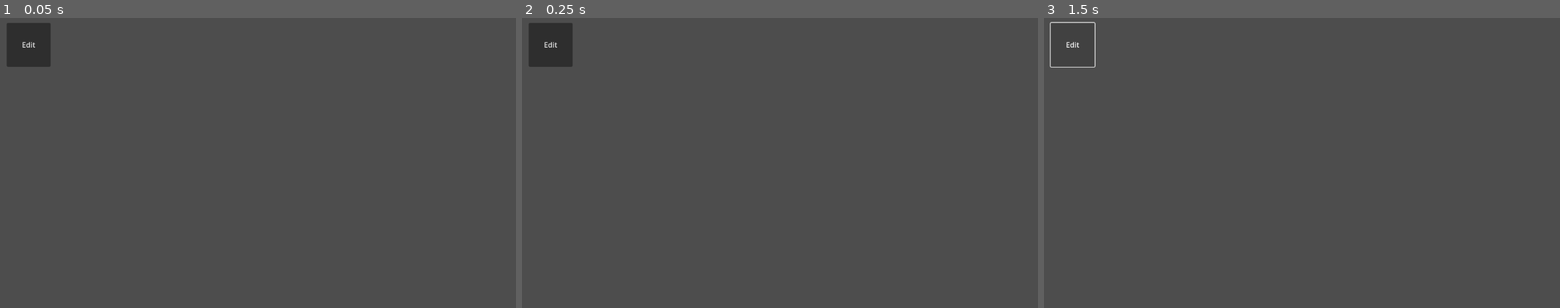
Above: before the commit, frames 1-3 (left to right).
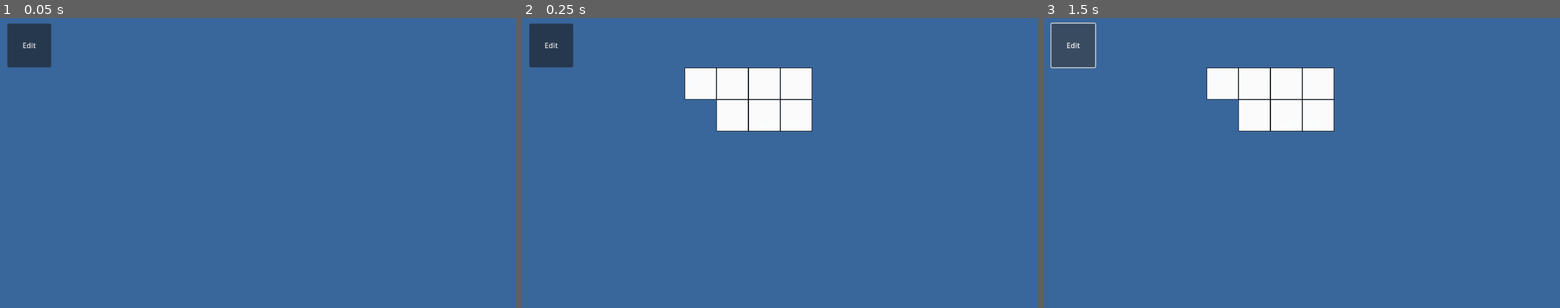
Above: after the commit, the same moments.

Repository: brimstone-studio/ld57
Game: Godot game, scene res://game.tscn
Same seed, same stepped clock (60 frames per second), same inputs: the game is played once before the commit and once after it. Before the commit the project starts from res://ui/game_ui.tscn.
Inputs:
- Up to frame 1 (0.05 s): no input
- Up to frame 2 (0.25 s): no input
- Up to frame 3 (1.5 s): click "Edit" at 0.5 s; click "Edit" at 1.25 s

The runs differ from the first frame. In frame 1, 100% of the frame differs, in the area x 0-100%, y 0-100%; in frame 2, 100%; in frame 3, 100%.

Commit message:
world scene creation

Diff:
--- /dev/null
+++ b/game.tscn
@@ -0,0 +1,10 @@
+[gd_scene load_steps=3 format=3 uid="uid://cpekmx4f4xg7q"]
+
+[ext_resource type="PackedScene" uid="uid://d45ofdc75fkr" path="res://ui/game_ui.tscn" id="1_80nbo"]
+[ext_resource type="PackedScene" uid="uid://b8p0oaligpadw" path="res://world/world.tscn" id="2_e2o6t"]
+
+[node name="Game" type="Node"]
+
+[node name="GameUI" parent="." instance=ExtResource("1_80nbo")]
+
+[node name="World" parent="." instance=ExtResource("2_e2o6t")]
--- a/project.godot
+++ b/project.godot
@@ -11,7 +11,7 @@
 [application]
 
 config/name="LD57"
-run/main_scene="uid://d45ofdc75fkr"
+run/main_scene="uid://cpekmx4f4xg7q"
 config/features=PackedStringArray("4.4", "Mobile")
 config/icon="res://icon.svg"
 
--- /dev/null
+++ b/world/ship/ship.gd
@@ -0,0 +1 @@
+extends Node2D
--- a/world/ship/ship.tscn
+++ b/world/ship/ship.tscn
@@ -1,6 +1,7 @@
-[gd_scene load_steps=4 format=4 uid="uid://bsvikc0ysdfhq"]
+[gd_scene load_steps=5 format=4 uid="uid://bsvikc0ysdfhq"]
 
 [ext_resource type="Texture2D" uid="uid://dhwmacxi42tk4" path="res://world/ship/debug_tileset.png" id="1_bdx0w"]
+[ext_resource type="Script" uid="uid://dvg6eowp401ax" path="res://world/ship/ship.gd" id="1_jakuc"]
 
 [sub_resource type="TileSetAtlasSource" id="TileSetAtlasSource_jakuc"]
 texture = ExtResource("1_bdx0w")
@@ -15,6 +16,7 @@
 sources/0 = SubResource("TileSetAtlasSource_jakuc")
 
 [node name="Ship" type="Node2D"]
+script = ExtResource("1_jakuc")
 
 [node name="TileMap" type="TileMapLayer" parent="."]
 scale = Vector2(0.5, 0.5)
--- /dev/null
+++ b/world/world.tscn
@@ -0,0 +1,28 @@
+[gd_scene load_steps=4 format=3 uid="uid://b8p0oaligpadw"]
+
+[ext_resource type="PackedScene" uid="uid://bsvikc0ysdfhq" path="res://world/ship/ship.tscn" id="1_6xmxd"]
+
+[sub_resource type="ViewportTexture" id="ViewportTexture_6xmxd"]
+viewport_path = NodePath("ShipRenderer/SubViewport")
+
+[sub_resource type="Environment" id="Environment_6xmxd"]
+background_mode = 1
+background_color = Color(0.199212, 0.428186, 1, 1)
+fog_enabled = true
+fog_light_color = Color(0.224467, 0.401304, 0.607932, 1)
+
+[node name="World" type="Node3D"]
+
+[node name="ShipRenderer" type="Sprite3D" parent="."]
+transform = Transform3D(1, 0, 0, 0, -4.37114e-08, 1, 0, -1, -4.37114e-08, 0, 0, 0)
+texture = SubResource("ViewportTexture_6xmxd")
+
+[node name="SubViewport" type="SubViewport" parent="ShipRenderer"]
+transparent_bg = true
+
+[node name="Ship" parent="ShipRenderer/SubViewport" instance=ExtResource("1_6xmxd")]
+
+[node name="Camera3D" type="Camera3D" parent="."]
+transform = Transform3D(1, 0, 0, 0, -4.37114e-08, 1, 0, -1, -4.37114e-08, 0, 3.78279, 0)
+environment = SubResource("Environment_6xmxd")
+current = true
Not shown, added: world/ship/ship.gd.uid
Not shown, changed: README.md
